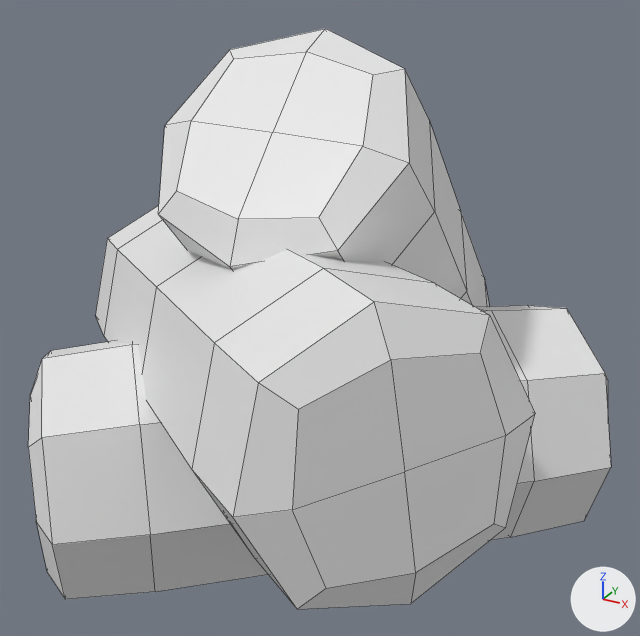
Before and after pictures for a commit that changed the FBX model Assets/Art/Models/Campfire.fbx.
The view is the same before and after, from a 50 mm camera at (4.125, -1.041, 0.605) aimed at (3.732, -0.326, 0.247). Arrows for +X, +Y and +Z are at lower right; the lights stay in place. Mesh edges are drawn as thin lines. Materials are left out; every surface is plain grey. Where no turn or scale is listed for an object, it has been applied to the vertices.

In view in the first picture: 'Campfire'.
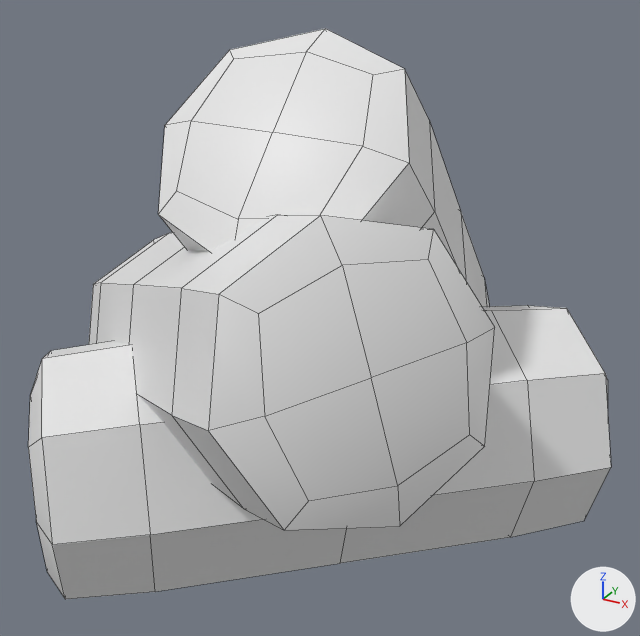
What differs and where, as boxes (x1, y1, x2, y2) in the pictures (640 x 636 px; the box of a moved part takes in the faces that stretch with it):
'Campfire', reshaped
    before: (28, 29, 611, 609)
    after: (28, 29, 611, 599)
part 1 of me_cube_113, moved or reshaped
    before: (96, 205, 535, 609)
    after: (89, 215, 495, 530)
part 2 of me_cube_113, shading changed
    both: (28, 29, 611, 599)

What the commit changed:
me_cube_113 is used by ob_campfire; location (3.758, -0.374, 0.023).
me_cube_113 had 174 vertices, 168 faces and spanned x -0.299..0.265, y -0.289..0.401, z -0.01..0.503.
me_cube_113 now has 174 vertices, 168 faces and spans x -0.332..0.265, y -0.263..0.401, z -0.01..0.503.
me_cube_113 part 1: the loose piece of 58 vertices spanning x -0.299..0.234, y -0.289..0.2, z 0.079..0.367 is multiplied about its middle by the matrix ((0.983, -0.021, -0.184), (0.039, 0.994, 0.098), (0.181, -0.104, 0.978)), then moved by (-0.034, 0.017, -0.009).
me_cube_113 part 2: edges marked sharp go from 312 to 144.
